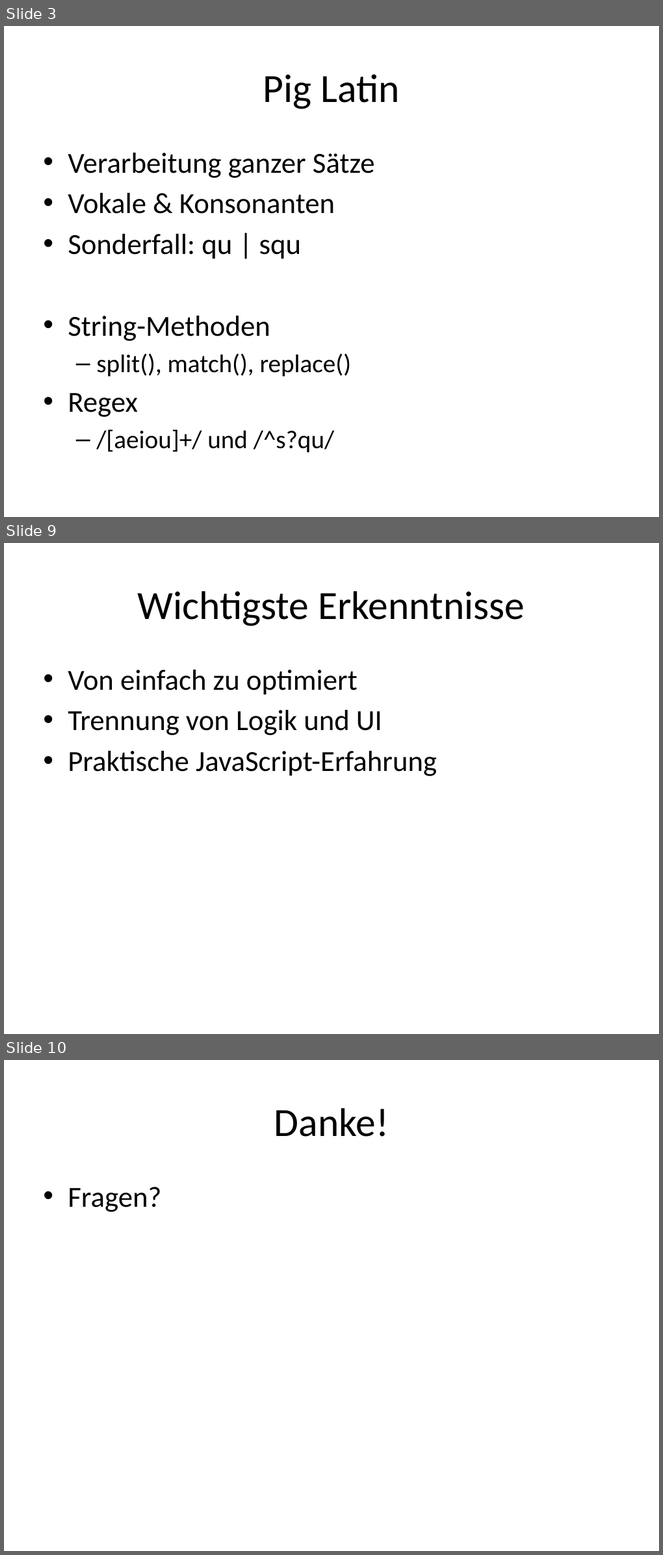
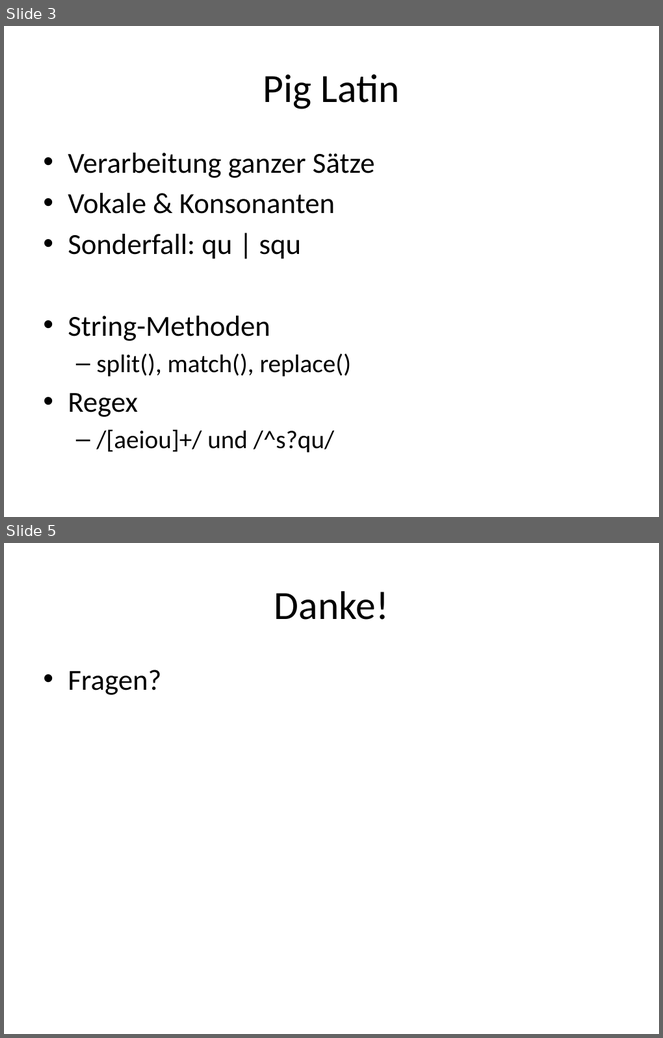
Before and after one commit to qgong-its/com.wbs.nodejs, a slide deck: docs/presentation_de.pptx. Shown one above the other, each under a label of ours: slides 3, 9 and 10 before the commit, slides 3 and 5 after it; the slides between them are not shown. The pictures are 663x1555 and 663x1038 pixels, drawn with LibreOffice and Linux fonts; fonts in the diff are those of the drawing. Boxes give left, top, right and bottom in pixels: in the first picture for what was removed or moved away, otherwise in the second. Text is boxed around its words. In the diff, an @@ line names an element or a change of style, - is before the commit and + after.

```diff
--- a/docs/presentation_de.pptx
+++ b/docs/presentation_de.pptx
@@ slide 9 removed at [4,543,659,1034], background #FFFFFF @@
@@ title removed at [138,591,525,626] @@
-Wichtigste Erkenntnisse
@@ text removed at [68,670,437,776] @@
-• Von einfach zu optimiert
-• Trennung von Logik und UI
-• Praktische JavaScript-Erfahrung
@@ what was slide 10 is now slide 5 @@
```
Also in this commit, not shown: 2 slides changed, 4 other slides removed.
